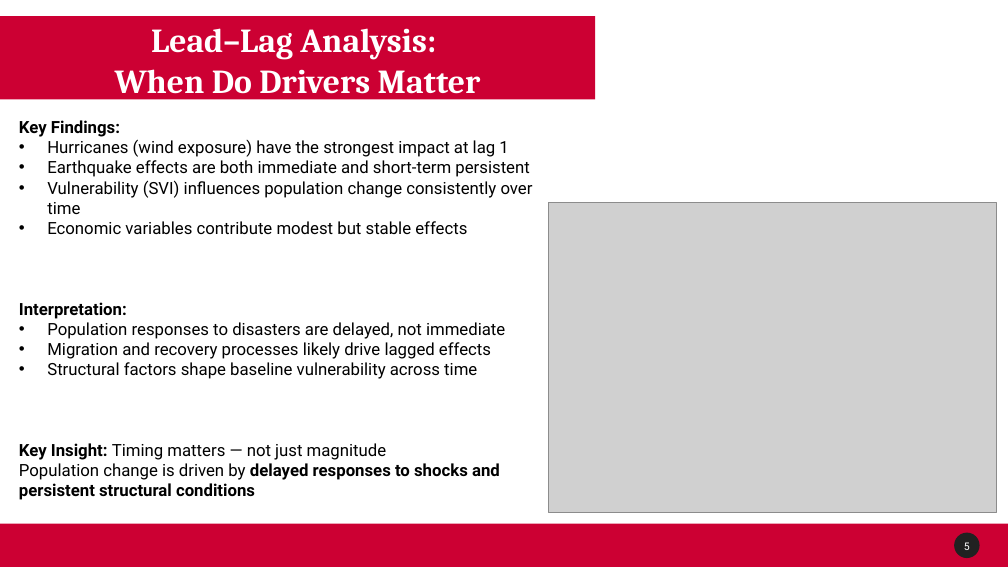
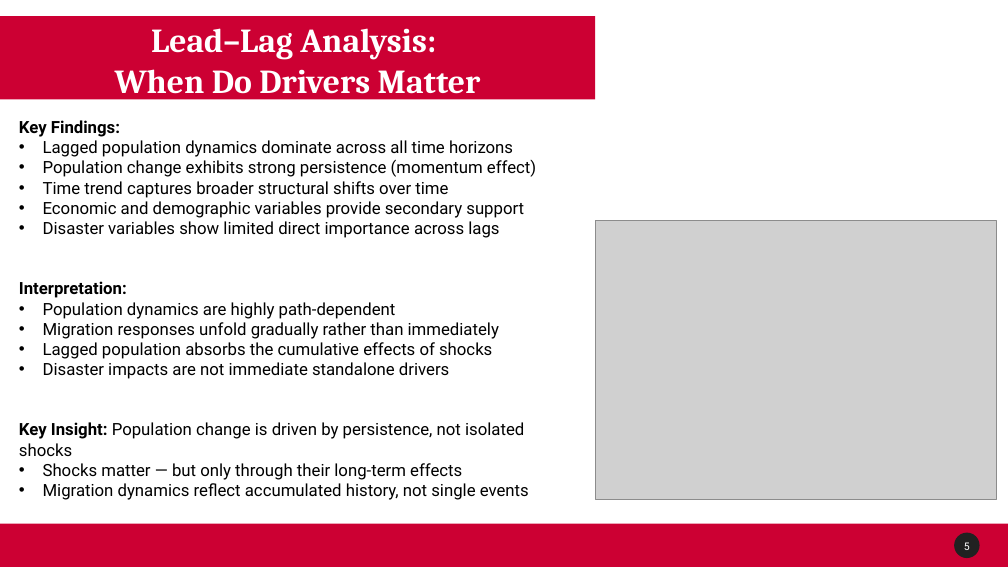
Before and after one commit to Venettov/CAPSTONE_DATA_SCIENCE_RIVERARUIZ, a slide deck: slide 6 of project_reports/Week11_Progress.pptx. Drawn at 1008x567 pixels with LibreOffice and Linux fonts; fonts in the diff are those of the drawing; grey boxes stand for pictures; background and template pictures are left out. Boxes give left, top, right and bottom in pixels: in the first picture for what was removed or moved away, otherwise in the second. Text is boxed around its words. In the diff, an @@ line names an element or a change of style, - is before the commit and + after.

Commit message:
Finalize Phase 4 policy analysis: add realistic policy-path charts with decline + uncertainty bands, implement robust regional handling with diagnostics fallback, include policy mechanism table, relative impact analysis, and polished conclusion markdown

```diff
--- a/project_reports/Week11_Progress.pptx
+++ b/project_reports/Week11_Progress.pptx
@@ text at [43,140,536,238]: text changed @@
-• Hurricanes (wind exposure) have the strongest impact at lag 1
-• Earthquake effects are both immediate and short-term persistent
-• Vulnerability (SVI) influences population change consistently over time
-• Economic variables contribute modest but stable effects
+• Lagged population dynamics dominate across all time horizons
+• Population change exhibits strong persistence (momentum effect)
+• Time trend captures broader structural shifts over time
+• Economic and demographic variables provide secondary support
+• Disaster variables show limited direct importance across lags
@@ picture: place and size @@
-picture at [549,202,997,513]
+picture at [595,221,997,499]
@@ text at [19,302,529,500]: text changed @@
-• Population responses to disasters are delayed, not immediate
-• Migration and recovery processes likely drive lagged effects
-• Structural factors shape baseline vulnerability across time
-Key Insight: Timing matters — not just magnitude
-Population change is driven by delayed responses to shocks and persistent structural conditions
+• Population dynamics are highly path-dependent
+• Migration responses unfold gradually rather than immediately
+• Lagged population absorbs the cumulative effects of shocks
+• Disaster impacts are not immediate standalone drivers
+Key Insight: Population change is driven by persistence, not isolated shocks
+• Shocks matter — but only through their long-term effects
+• Migration dynamics reflect accumulated history, not single events
```
Also in this commit, not shown: 3 other slides changed, 13 other files.
